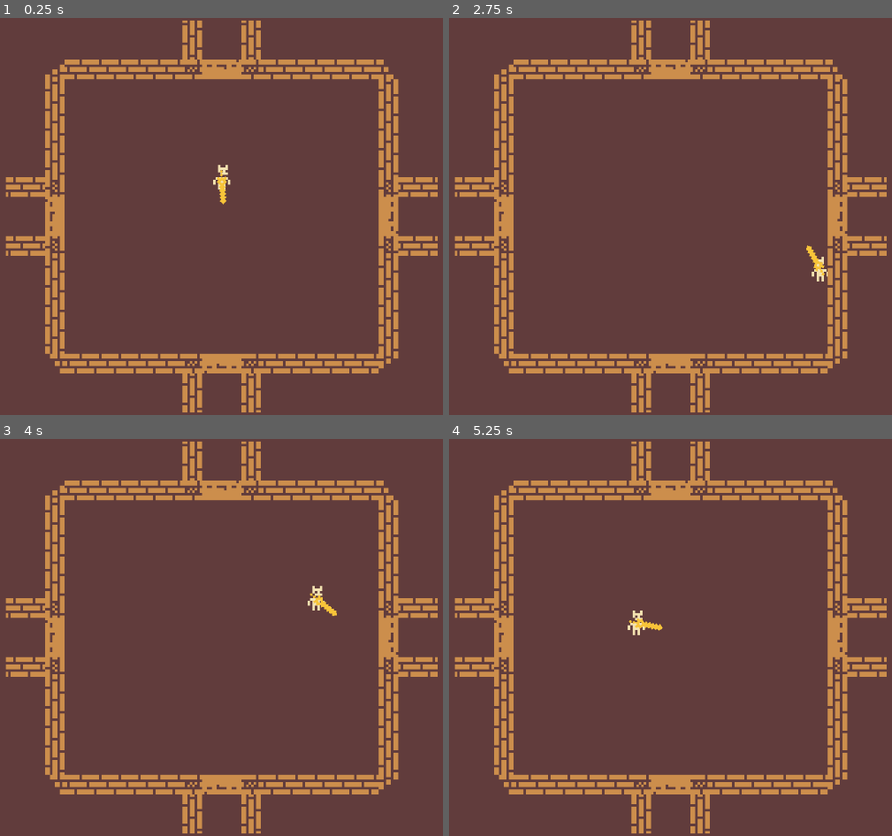
Above: before the commit, frames 1-4 (two rows, left to right).
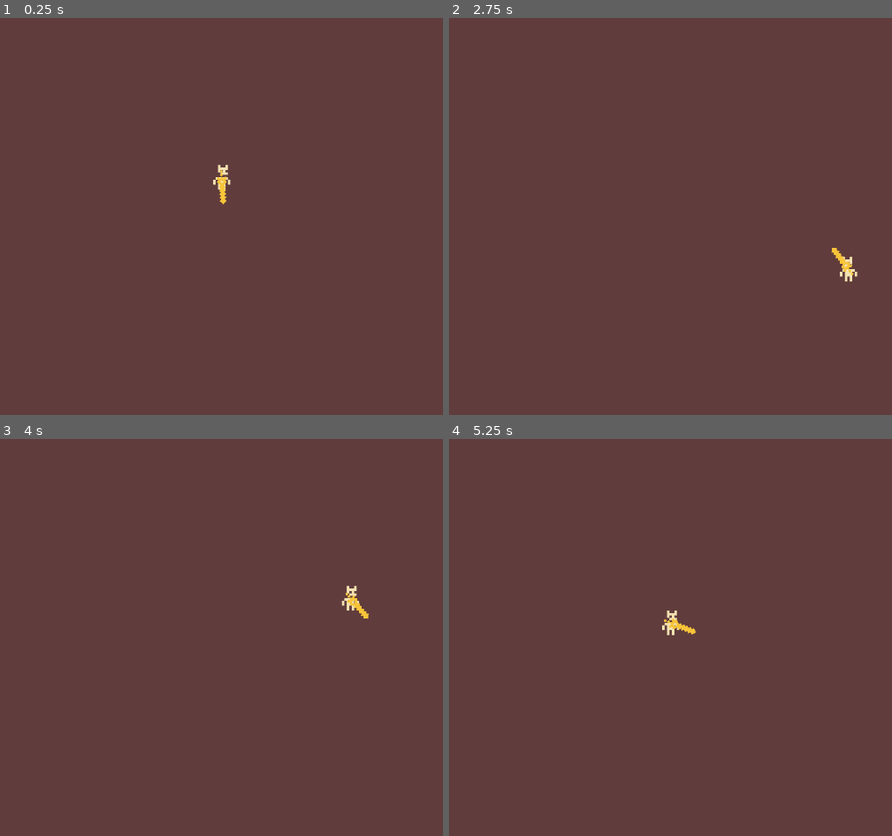
Above: after the commit, the same moments.

Repository: tojaku-classroom/godot-platforma-4
Game: Godot game, scene res://Scenes/Levels/level_1.tscn
Two runs of this game, one before a commit and one after it. Both use one fixed random seed, a clock stepped at 60 frames per second and the inputs below. The project has no main scene, so this scene is started directly.
Inputs (mouse positions are in pixels of both pictures, inside the frame that each line leads up to):
- Up to frame 1 (0.25 s): no input
- Up to frame 2 (2.75 s): tap Enter at 0.5 s; move the mouse to (829, 196) at 0.52 s; hold D (move_right) 0.53-1.28 s; move the mouse to (533, 236) at 1.27 s; hold S (move_down) 1.28-2.03 s; move the mouse to (745, 129) at 2.02 s; hold D (move_right) from 2.03 s (still down)
- Up to frame 3 (4 s): move the mouse to (190, 716) at 2.77 s; release D (move_right) at 2.78 s; hold W (move_up) 2.78-3.53 s; move the mouse to (434, 697) at 3.52 s; hold A (move_left) from 3.53 s (still down)
- Up to frame 4 (5.25 s): move the mouse to (462, 577) at 4.27 s; move the mouse to (710, 637) at 5.02 s; release A (move_left) at 5.03 s; hold S (move_down) from 5.03 s (still down)

The runs differ from the first frame. In frame 1, 12% of the frame differs, in the area x 1-99%, y 0-100%; in frame 2, 13%; in frame 3, 13%; in frame 4, 13%.

Commit message:
Room generation

Diff:
--- a/roguelike/Scenes/Levels/level_1.tscn
+++ b/roguelike/Scenes/Levels/level_1.tscn
@@ -1,14 +1,15 @@
 [gd_scene load_steps=3 format=3 uid="uid://blj4mhqv4nfl8"]
 
+[ext_resource type="Script" uid="uid://nhcx1x18ritt" path="res://Scripts/room_generation.gd" id="1_4dpyx"]
 [ext_resource type="PackedScene" uid="uid://dp6xoa7mhhu5k" path="res://Scenes/player.tscn" id="1_tlcug"]
-[ext_resource type="PackedScene" uid="uid://ctnvk210kj2rc" path="res://Scenes/Rooms/room_template.tscn" id="2_4dpyx"]
 
 [node name="Main" type="Node2D"]
+
+[node name="RoomGeneration" type="Node2D" parent="."]
+script = ExtResource("1_4dpyx")
 
 [node name="Player" parent="." instance=ExtResource("1_tlcug")]
 
 [node name="Camera2D" type="Camera2D" parent="."]
 offset = Vector2(1, 16)
 zoom = Vector2(4, 4)
-
-[node name="Room_Template" parent="." instance=ExtResource("2_4dpyx")]
--- a/roguelike/Scenes/Rooms/room_template.tscn
+++ b/roguelike/Scenes/Rooms/room_template.tscn
@@ -1,8 +1,9 @@
-[gd_scene load_steps=13 format=4 uid="uid://ctnvk210kj2rc"]
+[gd_scene load_steps=12 format=4 uid="uid://ctnvk210kj2rc"]
 
 [ext_resource type="Script" uid="uid://cnnr1f50qal2w" path="res://Scripts/room.gd" id="1_11dti"]
 [ext_resource type="Texture2D" uid="uid://divmryxvl32mh" path="res://Sprites/Tiles.png" id="1_k60f5"]
 [ext_resource type="Script" uid="uid://orgx7qv3hy3p" path="res://Scripts/room_entrance.gd" id="2_sbyl2"]
+[ext_resource type="TileSet" uid="uid://dq15a70snukbx" path="res://room_tiles.tres" id="4_s3j8h"]
 
 [sub_resource type="TileSetAtlasSource" id="TileSetAtlasSource_3mqfk"]
 texture = ExtResource("1_k60f5")
@@ -276,112 +277,6 @@
 [sub_resource type="CircleShape2D" id="CircleShape2D_cyadu"]
 radius = 5.0
 
-[sub_resource type="TileSetAtlasSource" id="TileSetAtlasSource_iixi8"]
-texture = ExtResource("1_k60f5")
-margins = Vector2i(1, 1)
-separation = Vector2i(2, 2)
-texture_region_size = Vector2i(8, 8)
-0:0/0 = 0
-1:0/0 = 0
-2:0/0 = 0
-3:0/0 = 0
-4:0/0 = 0
-0:1/0 = 0
-1:1/0 = 0
-2:1/0 = 0
-3:1/0 = 0
-4:1/0 = 0
-0:2/0 = 0
-1:2/0 = 0
-2:2/0 = 0
-3:2/0 = 0
-4:2/0 = 0
-0:3/0 = 0
-1:3/0 = 0
-2:3/0 = 0
-3:3/0 = 0
-4:3/0 = 0
-0:4/0 = 0
-1:4/0 = 0
-2:4/0 = 0
-3:4/0 = 0
-4:4/0 = 0
-0:5/0 = 0
-1:5/0 = 0
-2:5/0 = 0
-3:5/0 = 0
-4:5/0 = 0
-0:6/0 = 0
-1:6/0 = 0
-2:6/0 = 0
-3:6/0 = 0
-4:6/0 = 0
-5:0/0 = 0
-6:0/0 = 0
-7:0/0 = 0
-7:1/0 = 0
-7:2/0 = 0
-7:3/0 = 0
-7:4/0 = 0
-7:5/0 = 0
-7:6/0 = 0
-6:6/0 = 0
-5:6/0 = 0
-5:5/0 = 0
-5:3/0 = 0
-5:2/0 = 0
-5:1/0 = 0
-6:1/0 = 0
-6:5/0 = 0
-6:4/0 = 0
-6:3/0 = 0
-6:2/0 = 0
-5:4/0 = 0
-6:7/0 = 0
-7:7/0 = 0
-7:8/0 = 0
-7:9/0 = 0
-7:10/0 = 0
-7:11/0 = 0
-6:11/0 = 0
-5:11/0 = 0
-4:11/0 = 0
-3:11/0 = 0
-2:11/0 = 0
-1:11/0 = 0
-0:11/0 = 0
-0:10/0 = 0
-0:9/0 = 0
-0:8/0 = 0
-0:7/0 = 0
-1:7/0 = 0
-2:7/0 = 0
-3:7/0 = 0
-4:7/0 = 0
-5:7/0 = 0
-6:8/0 = 0
-6:9/0 = 0
-6:10/0 = 0
-5:10/0 = 0
-4:10/0 = 0
-3:10/0 = 0
-2:10/0 = 0
-1:10/0 = 0
-1:9/0 = 0
-1:8/0 = 0
-2:8/0 = 0
-3:8/0 = 0
-4:8/0 = 0
-5:8/0 = 0
-5:9/0 = 0
-4:9/0 = 0
-3:9/0 = 0
-2:9/0 = 0
-
-[sub_resource type="TileSet" id="TileSet_cyadu"]
-tile_size = Vector2i(8, 8)
-sources/0 = SubResource("TileSetAtlasSource_iixi8")
-
 [sub_resource type="RectangleShape2D" id="RectangleShape2D_xgxfi"]
 size = Vector2(16, 8)
 
@@ -445,7 +340,7 @@
 
 [node name="TileMapLayer" type="TileMapLayer" parent="Entrance_North/Barrier"]
 tile_map_data = PackedByteArray("AAD///r/AAAGAAcAAAAAAPr/AAAGAAcAAAA=")
-tile_set = SubResource("TileSet_cyadu")
+tile_set = ExtResource("4_s3j8h")
 
 [node name="CollisionShape2D" type="CollisionShape2D" parent="Entrance_North/Barrier"]
 position = Vector2(0, -44)
@@ -488,7 +383,7 @@
 
 [node name="TileMapLayer" type="TileMapLayer" parent="Entrance_West/Barrier"]
 tile_map_data = PackedByteArray("AAD///r/AAAGAAcAAAAAAPr/AAAGAAcAAAA=")
-tile_set = SubResource("TileSet_cyadu")
+tile_set = ExtResource("4_s3j8h")
 
 [node name="CollisionShape2D" type="CollisionShape2D" parent="Entrance_West/Barrier"]
 position = Vector2(0, -44)
@@ -531,7 +426,7 @@
 
 [node name="TileMapLayer" type="TileMapLayer" parent="Entrance_South/Barrier"]
 tile_map_data = PackedByteArray("AAD///r/AAAGAAcAAAAAAPr/AAAGAAcAAAA=")
-tile_set = SubResource("TileSet_cyadu")
+tile_set = ExtResource("4_s3j8h")
 
 [node name="CollisionShape2D" type="CollisionShape2D" parent="Entrance_South/Barrier"]
 position = Vector2(0, -44)
@@ -574,7 +469,7 @@
 
 [node name="TileMapLayer" type="TileMapLayer" parent="Entrance_East/Barrier"]
 tile_map_data = PackedByteArray("AAD///r/AAAGAAcAAAAAAPr/AAAGAAcAAAA=")
-tile_set = SubResource("TileSet_cyadu")
+tile_set = ExtResource("4_s3j8h")
 
 [node name="CollisionShape2D" type="CollisionShape2D" parent="Entrance_East/Barrier"]
 position = Vector2(0, -44)
--- a/roguelike/Scripts/room.gd
+++ b/roguelike/Scripts/room.gd
@@ -1 +1,2 @@
+class_name Room
 extends StaticBody2D
--- /dev/null
+++ b/roguelike/Scripts/room_generation.gd
@@ -0,0 +1,67 @@
+class_name RoomGeneration
+extends Node2D
+
+@export var player: CharacterBody2D
+
+@export var map_size: int = 7
+@export var rooms_to_generate: int = 12
+
+var room_count: int = 0
+var map: Array[bool]
+var rooms: Array[Room]
+var room_pos_offset: float = 160
+
+var first_room_x: int = 3
+var first_room_y: int = 3
+var first_room: Room
+
+var room_scene: PackedScene = preload("res://Scenes/Rooms/room_template.tscn")
+
+func _ready() -> void:
+	_generate()
+	for x in range(map_size):
+		var line: String = ""
+		for y in range(map_size):
+			line += "# " if _get_map(x, y) else "  "
+		print(line)
+
+func _generate():
+	room_count = 0
+	map.resize(map_size * map_size)
+	_check_room(first_room_x, first_room_y, Vector2.ZERO, true)
+	_instantiate_rooms()
+
+func _check_room(x: int, y: int, desired_direction: Vector2, is_first_room: bool = false):
+	if room_count >= rooms_to_generate:
+		return
+	if x < 0 or x > map_size - 1 or y < 0 or y > map_size - 1:
+		return
+	if _get_map(x, y):
+		return
+
+	room_count += 1
+	_set_map(x, y, true)
+
+	var go_north: bool = randf() > (0.2 if desired_direction == Vector2.UP else 0.8)
+	if go_north or is_first_room:
+		_check_room(x, y-1, Vector2.UP if is_first_room else desired_direction)
+
+	var go_south: bool = randf() > (0.2 if desired_direction == Vector2.DOWN else 0.8)
+	var go_east: bool = randf() > (0.2 if desired_direction == Vector2.RIGHT else 0.8)
+	var go_west: bool = randf() > (0.2 if desired_direction == Vector2.LEFT else 0.8)
+
+	if go_south or is_first_room:
+		_check_room(x, y+1, Vector2.DOWN if is_first_room else desired_direction)
+	if go_east or is_first_room:
+		_check_room(x+1, y, Vector2.RIGHT if is_first_room else desired_direction)
+	if go_west or is_first_room:
+		_check_room(x-1, y, Vector2.LEFT if is_first_room else desired_direction)
+
+func _instantiate_rooms():
+	pass
+
+func _get_map(x: int, y: int) -> bool:
+	return map[x + y * map_size]
+
+func _set_map(x: int, y: int, value: bool):
+	map[x + y * map_size] = value
--- /dev/null
+++ b/roguelike/room_tiles.tres
@@ -0,0 +1,105 @@
+[gd_resource type="TileSet" load_steps=3 format=3 uid="uid://dq15a70snukbx"]
+
+[ext_resource type="Texture2D" uid="uid://divmryxvl32mh" path="res://Sprites/Tiles.png" id="1_wcucs"]
+
+[sub_resource type="TileSetAtlasSource" id="TileSetAtlasSource_iixi8"]
+texture = ExtResource("1_wcucs")
+margins = Vector2i(1, 1)
+separation = Vector2i(2, 2)
+texture_region_size = Vector2i(8, 8)
+0:0/0 = 0
+1:0/0 = 0
+2:0/0 = 0
+3:0/0 = 0
+4:0/0 = 0
+0:1/0 = 0
+1:1/0 = 0
+2:1/0 = 0
+3:1/0 = 0
+4:1/0 = 0
+0:2/0 = 0
+1:2/0 = 0
+2:2/0 = 0
+3:2/0 = 0
+4:2/0 = 0
+0:3/0 = 0
+1:3/0 = 0
+2:3/0 = 0
+3:3/0 = 0
+4:3/0 = 0
+0:4/0 = 0
+1:4/0 = 0
+2:4/0 = 0
+3:4/0 = 0
+4:4/0 = 0
+0:5/0 = 0
+1:5/0 = 0
+2:5/0 = 0
+3:5/0 = 0
+4:5/0 = 0
+0:6/0 = 0
+1:6/0 = 0
+2:6/0 = 0
+3:6/0 = 0
+4:6/0 = 0
+5:0/0 = 0
+6:0/0 = 0
+7:0/0 = 0
+7:1/0 = 0
+7:2/0 = 0
+7:3/0 = 0
+7:4/0 = 0
+7:5/0 = 0
+7:6/0 = 0
+6:6/0 = 0
+5:3/0 = 0
+5:2/0 = 0
+5:1/0 = 0
+6:1/0 = 0
+6:5/0 = 0
+6:4/0 = 0
+6:3/0 = 0
+6:2/0 = 0
+6:7/0 = 0
+7:7/0 = 0
+7:8/0 = 0
+7:9/0 = 0
+7:10/0 = 0
+7:11/0 = 0
+6:11/0 = 0
+5:11/0 = 0
+4:11/0 = 0
+3:11/0 = 0
+2:11/0 = 0
+1:11/0 = 0
+0:11/0 = 0
+0:10/0 = 0
+0:9/0 = 0
+0:8/0 = 0
+0:7/0 = 0
+1:7/0 = 0
+2:7/0 = 0
+3:7/0 = 0
+4:7/0 = 0
+6:8/0 = 0
+6:9/0 = 0
+6:10/0 = 0
+5:10/0 = 0
+4:10/0 = 0
+3:10/0 = 0
+2:10/0 = 0
+1:10/0 = 0
+1:9/0 = 0
+1:8/0 = 0
+2:8/0 = 0
+3:8/0 = 0
+4:8/0 = 0
+5:8/0 = 0
+5:9/0 = 0
+4:9/0 = 0
+3:9/0 = 0
+2:9/0 = 0
+
+[resource]
+tile_size = Vector2i(8, 8)
+sources/0 = SubResource("TileSetAtlasSource_iixi8")
Not shown, added: roguelike/Scripts/room_generation.gd.uid
